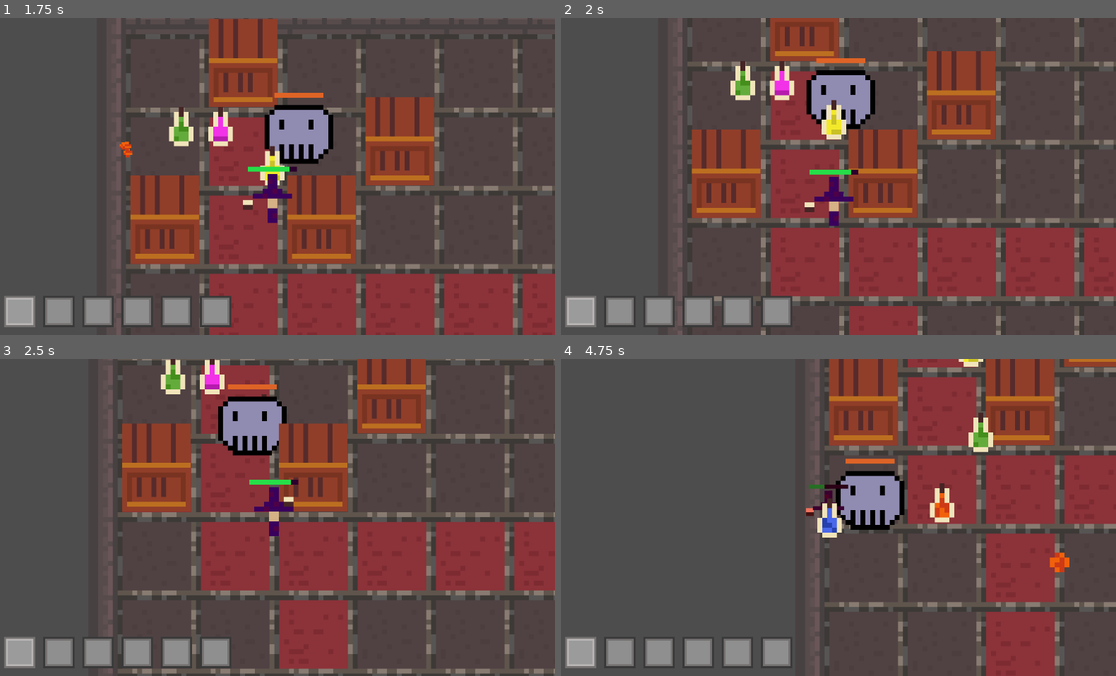
Above: before the commit, frames 1-4 (two rows, left to right).
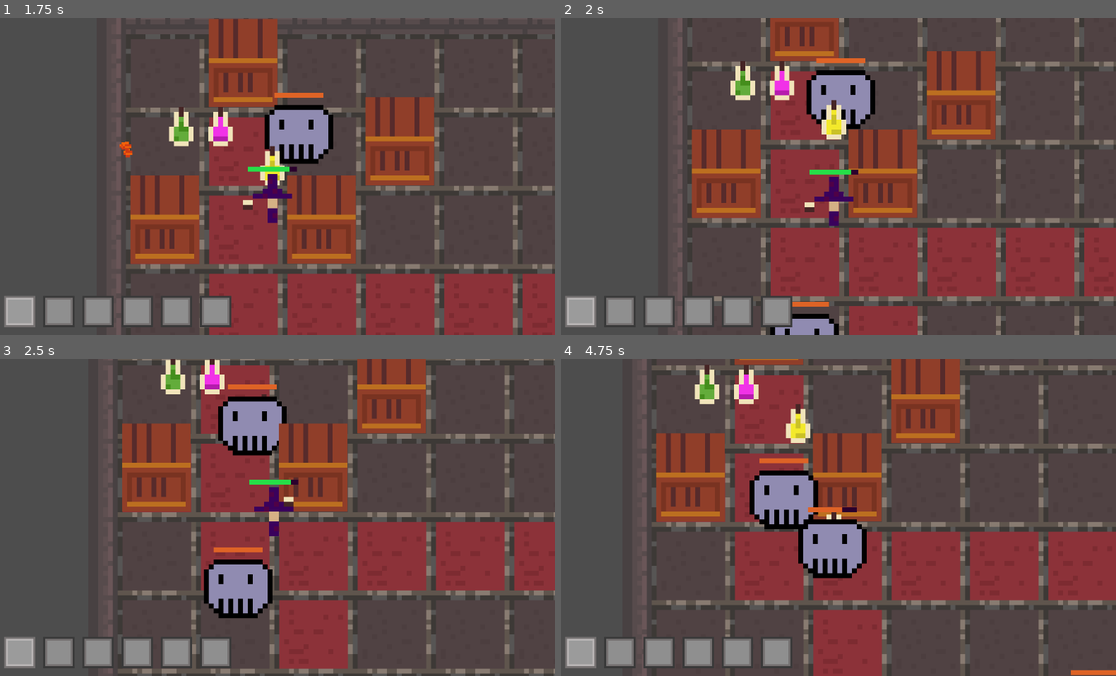
Above: after the commit, the same moments.

Repository: chluebi/ludum-dare-58
Game: Godot game, scene res://main.tscn
Two runs of this game, one before a commit and one after it. Both use one fixed random seed, a clock stepped at 60 frames per second and the inputs below.
Inputs (mouse positions are in pixels of both pictures, inside the frame that each line leads up to):
- Up to frame 1 (1.75 s): tap Enter (ui_accept) at 0.5, 0.77, 1.52 s; move the mouse to (399, 160) at 0.52 s; press the mouse at (399, 160) at 0.53 s; hold D (move_right) 0.53-1.28 s; move the mouse to (160, 192) at 1.27 s; release the mouse at (160, 192) at 1.28 s; hold S (move_down) from 1.28 s (still down); click (160, 192) at 1.35 s
- Up to frame 2 (2 s): keep holding S (move_down)
- Up to frame 3 (2.5 s): move the mouse to (327, 447) at 2.02 s; release S (move_down) at 2.03 s; press the mouse at (327, 447) at 2.03 s; hold D (move_right) from 2.03 s (still down)
- Up to frame 4 (4.75 s): move the mouse to (805, 580) at 2.77 s; release D (move_right) at 2.78 s; release the mouse at (805, 580) at 2.78 s; hold W (move_up) 2.78-3.53 s; click (805, 580) at 2.85 s; tap Enter (ui_accept) at 3.02, 3.77, 4.52 s; move the mouse to (1005, 565) at 3.52 s; press the mouse at (1005, 565) at 3.53 s; hold A (move_left) from 3.53 s (still down); move the mouse to (666, 469) at 4.27 s; release the mouse at (666, 469) at 4.28 s; click (666, 469) at 4.35 s

Frame 1 is identical in both runs. In frame 2, 0.7% of the frame differs, in the area x 37-51%, y 89-100%; in frame 3, 2.2%; in frame 4, 52%, in the area x 14-100%, y 0-100%.

Commit message:
fixed references to player/enemy of enemy-spawner

Diff:
--- a/enemy_spawner.gd
+++ b/enemy_spawner.gd
@@ -3,14 +3,15 @@
 const SPAWN_INTERVAL = 5.0
 const ALLOWED_REGION = Rect2(0,0,2400, 1500)
 const ENEMY_SCENE = preload("res://enemy.tscn")
-@onready var player = $"../player"
+@onready var player = $"../Environment/player"
+@onready var environment = $"../Environment"
 var camera_region = Rect2(0,0,1152,648)
 var spawn_timer = 10
 
 func spawn_enemy(pos):
 	var enemy = ENEMY_SCENE.instantiate()
 	enemy.position = pos
-	get_parent().add_child.call_deferred(enemy)
+	environment.add_child.call_deferred(enemy)
 
 func _process(delta: float) -> void:
 	spawn_timer += delta
--- a/main.tscn
+++ b/main.tscn
@@ -6,7 +6,8 @@
 [ext_resource type="Script" uid="uid://rnjhn3gu636t" path="res://tile_map_layer.gd" id="3_272bh"]
 [ext_resource type="PackedScene" uid="uid://nhwhlhpm51nv" path="res://crate.tscn" id="4_1bvp3"]
 [ext_resource type="PackedScene" uid="uid://dog1poe2ison0" path="res://enemy.tscn" id="5_lquwl"]
-[ext_resource type="PackedScene" uid="uid://b4s8ah7fjsuyp" path="res://hud.tscn" id="8_5vw27"]
+[ext_resource type="PackedScene" path="res://hud.tscn" id="8_5vw27"]
+[ext_resource type="Script" uid="uid://cbnnke38dp7y2" path="res://enemy_spawner.gd" id="8_kek77"]
 
 [sub_resource type="TileSetAtlasSource" id="TileSetAtlasSource_5vw27"]
 texture = ExtResource("2_272bh")
@@ -75,3 +76,6 @@
 position = Vector2(114, 190)
 
 [node name="HUD" parent="." instance=ExtResource("8_5vw27")]
+
+[node name="enemy_spawner" type="Node2D" parent="."]
+script = ExtResource("8_kek77")
Not shown: 1 places in main.tscn that only renumber resources
